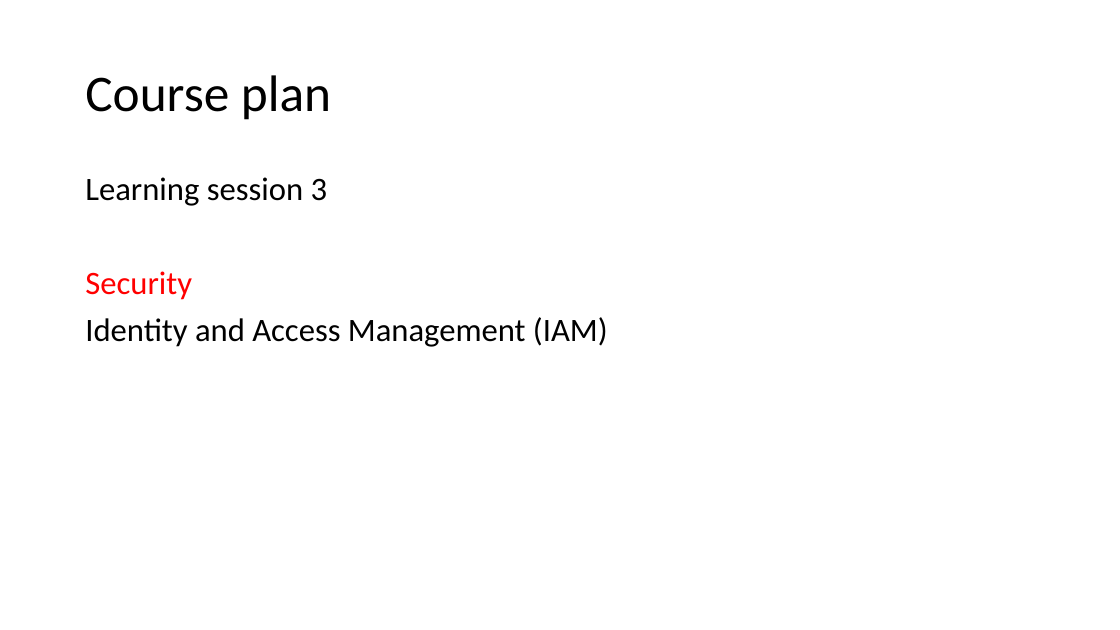
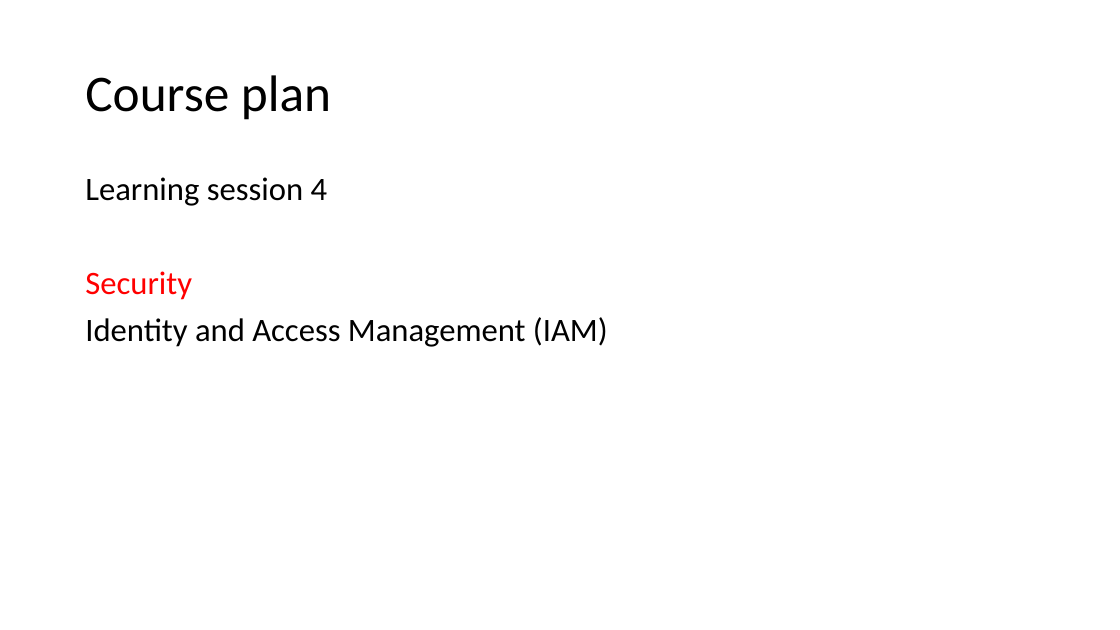
Before and after one commit to v1r7u/cloud_computing_old, a slide deck: slide 2 of presentations/04_Security.pptx. Drawn at 1120x630 pixels with LibreOffice and Linux fonts; fonts in the diff are those of the drawing. Boxes give left, top, right and bottom in pixels: in the first picture for what was removed or moved away, otherwise in the second. Text is boxed around its words. In the diff, an @@ line names an element or a change of style, - is before the commit and + after.

Commit message:
Update session numbers in presentations

```diff
--- a/presentations/04_Security.pptx
+++ b/presentations/04_Security.pptx
@@ text at bbox=[85, 177, 328, 206]: text changed @@
-Learning session 3
+Learning session 4
```
Also in this commit, not shown: 1 other slide changed, 7 other files.
